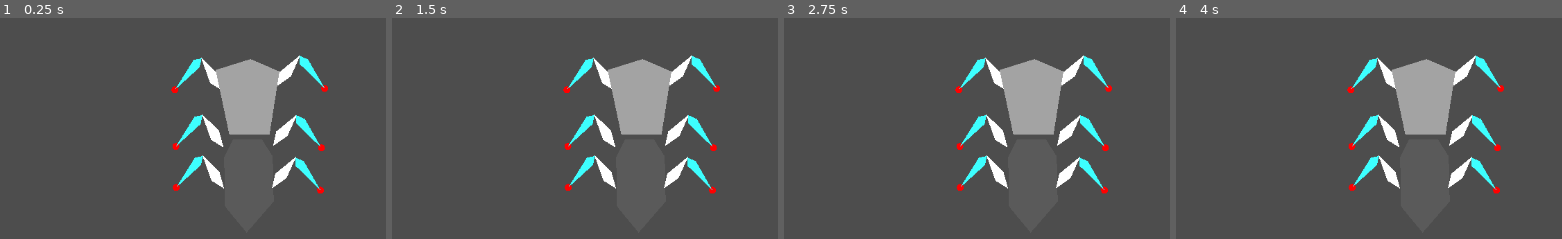
Above: before the commit, frames 1-4 (left to right).
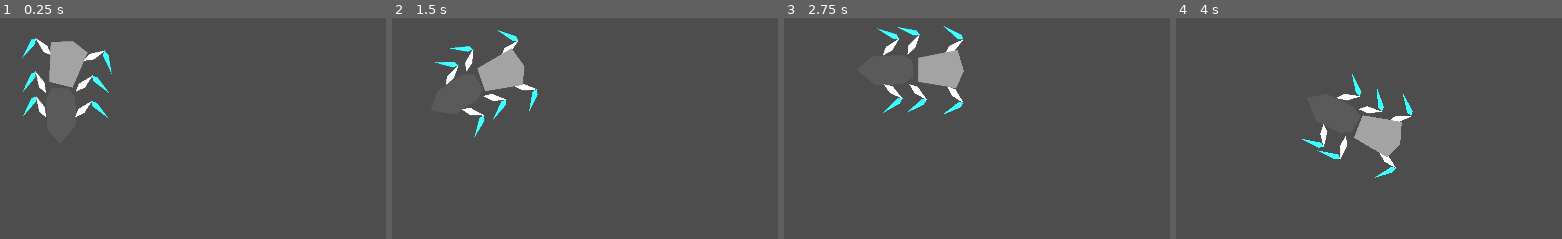
Above: after the commit, the same moments.

Repository: AlexeyBond/bugwalk
Game: Godot game, scene res://root.tscn
Two runs of this game, one before a commit and one after it. Both use one fixed random seed, a clock stepped at 60 frames per second and the inputs below.
Inputs (mouse positions are in pixels of both pictures, inside the frame that each line leads up to):
- Up to frame 1 (0.25 s): no input
- Up to frame 2 (1.5 s): move the mouse to (outside the picture) at 0.52 s; move the mouse to (476, 181) at 1.27 s
- Up to frame 3 (2.75 s): move the mouse to (1108, 59) at 2.02 s
- Up to frame 4 (4 s): move the mouse to (outside the picture) at 2.77 s; move the mouse to (outside the picture) at 3.52 s

The runs differ from the first frame. In frame 1, 11% of the frame differs, in the area x 5-85%, y 9-80%; in frame 2, 11%; in frame 3, 11%; in frame 4, 9.9%.

Commit message:
Mice bug

Diff:
--- /dev/null
+++ b/bug.tscn
@@ -0,0 +1,146 @@
+[gd_scene load_steps=8 format=3 uid="uid://bdtas23trrln7"]
+
+[ext_resource type="PackedScene" uid="uid://drh7l5q0x1cv0" path="res://foot_l.tscn" id="1_c761e"]
+[ext_resource type="PackedScene" uid="uid://b24x4j7t0eoc1" path="res://foot.tscn" id="2_5tblr"]
+[ext_resource type="Script" uid="uid://dbph82u47iy1w" path="res://foot_brain.gd" id="3_xve05"]
+[ext_resource type="Script" uid="uid://b6j0skkjsk10q" path="res://foot_group.gd" id="4_n80v8"]
+
+[sub_resource type="GDScript" id="GDScript_pq8q7"]
+script/source = "extends CharacterBody2D
+
+@onready var foot_brain: FootBrain = $\"../FootBrain\"
+
+func _move_kb(delta: float):
+		#translate(
+			#100 * delta * (to_global(Vector2(0.0, Input.get_axis(\"move_forward\", \"move_back\"))) - global_position)
+		#)
+		rotate(3 * delta * Input.get_axis(\"move_left\", \"move_right\"))
+		velocity = 200 * (to_global(Vector2(
+			0.0,
+			Input.get_axis(\"move_forward\", \"move_back\")
+		)) - global_position)
+		move_and_slide()
+		#apply_central_force(2000 * (to_global(Vector2(0.0, Input.get_axis(\"move_forward\", \"move_back\"))) - global_position))
+		#apply_torque(100000 * Input.get_axis(\"move_left\", \"move_right\"))
+
+func _wiggle(delta):
+	velocity = 10 * Vector2.UP.rotated(global_rotation) * sin(Time.get_ticks_msec() * 0.001)
+	move_and_slide()
+
+func _move_to_mouse(delta):
+	var mouse_pos := get_global_mouse_position()
+
+	if mouse_pos.distance_to(global_position) < 20.0:
+		return _wiggle(delta)
+
+	var angle_delta := angle_difference(global_rotation, Vector2.UP.angle_to(mouse_pos - global_position))
+
+	if abs(angle_delta) > 0.1:
+		rotate(1 * delta * sign(angle_delta))
+
+	if abs(angle_delta) < PI * 0.4:
+		velocity = 200 * (mouse_pos - global_position).normalized()
+		move_and_slide()
+	else:
+		_wiggle(delta)
+
+func _process(delta: float) -> void:
+	if not foot_brain.needs_move():
+		_move_to_mouse(delta)
+"
+
+[sub_resource type="CapsuleShape2D" id="CapsuleShape2D_vvh5c"]
+radius = 45.0
+height = 120.0
+
+[sub_resource type="CapsuleShape2D" id="CapsuleShape2D_28aoi"]
+radius = 34.0
+height = 120.0
+
+[node name="Bug" type="Node2D"]
+
+[node name="Body" type="CharacterBody2D" parent="."]
+position = Vector2(1.99994, -53)
+rotation = 0.0237683
+script = SubResource("GDScript_pq8q7")
+
+[node name="fl0" parent="Body" instance=ExtResource("1_c761e")]
+position = Vector2(-39, -8)
+
+[node name="fr0" parent="Body" instance=ExtResource("2_5tblr")]
+position = Vector2(38, -16)
+
+[node name="Polygon2D" type="Polygon2D" parent="Body"]
+position = Vector2(2, 115)
+color = Color(0.641934, 0.641934, 0.641934, 1)
+polygon = PackedVector2Array(-2, -170, 40, -153, 28, -62, -30, -60, -52, -153)
+
+[node name="CollisionShape2D" type="CollisionShape2D" parent="Body"]
+position = Vector2(1, 2)
+shape = SubResource("CapsuleShape2D_vvh5c")
+
+[node name="PinJoint2D" type="PinJoint2D" parent="Body"]
+position = Vector2(3, 55)
+node_a = NodePath("..")
+node_b = NodePath("../../Back")
+angular_limit_lower = -0.523599
+angular_limit_upper = 0.523599
+
+[node name="PinJoint2D2" type="PinJoint2D" parent="Body"]
+position = Vector2(-25.6852, 55.6262)
+node_a = NodePath("..")
+node_b = NodePath("../../Back")
+softness = 5.86
+angular_limit_lower = -0.523599
+angular_limit_upper = 0.523599
+
+[node name="PinJoint2D3" type="PinJoint2D" parent="Body"]
+position = Vector2(27.2998, 54.3666)
+node_a = NodePath("..")
+node_b = NodePath("../../Back")
+softness = 5.86
+angular_limit_lower = -0.523599
+angular_limit_upper = 0.523599
+
+[node name="Back" type="RigidBody2D" parent="."]
+position = Vector2(5.99994, 43)
+rotation = 0.0237683
+gravity_scale = 0.0
+linear_damp = 7.623
+angular_damp = 19.057
+
+[node name="Polygon2D" type="Polygon2D" parent="Back"]
+position = Vector2(-588.988, -329.095)
+color = Color(0.355314, 0.355314, 0.355314, 1)
+polygon = PackedVector2Array(560, 295, 548, 321, 551, 392, 583, 429, 621, 383, 618, 318, 602, 294)
+
+[node name="CollisionShape2D" type="CollisionShape2D" parent="Back"]
+position = Vector2(-6, 5)
+shape = SubResource("CapsuleShape2D_28aoi")
+
+[node name="fr2" parent="Back" instance=ExtResource("2_5tblr")]
+position = Vector2(29, 35)
+
+[node name="fr1" parent="Back" instance=ExtResource("2_5tblr")]
+position = Vector2(29, -26)
+
+[node name="fl2" parent="Back" instance=ExtResource("1_c761e")]
+position = Vector2(-40, 37)
+
+[node name="fl1" parent="Back" instance=ExtResource("1_c761e")]
+position = Vector2(-42, -22)
+
+[node name="FootBrain" type="Node" parent="." node_paths=PackedStringArray("groups")]
+script = ExtResource("3_xve05")
+groups = [NodePath("FootGroup"), NodePath("FootGroup2")]
+metadata/_custom_type_script = "uid://dbph82u47iy1w"
+
+[node name="FootGroup" type="Node" parent="FootBrain" node_paths=PackedStringArray("feet")]
+script = ExtResource("4_n80v8")
+feet = [NodePath("../../Body/fr0"), NodePath("../../Back/fr2"), NodePath("../../Back/fl1")]
+metadata/_custom_type_script = "uid://b6j0skkjsk10q"
+
+[node name="FootGroup2" type="Node" parent="FootBrain" node_paths=PackedStringArray("feet")]
+script = ExtResource("4_n80v8")
+feet = [NodePath("../../Back/fr1"), NodePath("../../Body/fl0"), NodePath("../../Back/fl2")]
+metadata/_custom_type_script = "uid://b6j0skkjsk10q"
--- a/foot.gd
+++ b/foot.gd
@@ -11,8 +11,8 @@
 
 @export var flip_direction: bool = false
 
-@export var move_speed: float = 1000.0
-@export_range(0.1, 40.0) var move_want_threshold = 30.0
+@export var move_speed: float = 500.0
+@export_range(0.1, 40.0) var move_want_threshold = 20.0
 @export_range(30.0, 60.0) var move_need_threshold = 35.0
 @export_range(0.0, 0.99) var move_step_overshoot = 0.9
 
@@ -68,7 +68,7 @@
 func needs_move() -> bool:
 	return _get_rest_distance() > move_need_threshold
 
-func _draw() -> void:
-	draw_circle(to_local(rest_target.global_position), 5, Color.RED)
-	draw_line(to_local(rest_target.global_position), to_local(target.global_position), Color.RED, 2.0)
-	queue_redraw()
+#func _draw() -> void:
+	#draw_circle(to_local(rest_target.global_position), 5, Color.RED)
+	#draw_line(to_local(rest_target.global_position), to_local(target.global_position), Color.RED, 2.0)
+	#queue_redraw()
--- a/project.godot
+++ b/project.godot
@@ -14,6 +14,12 @@
 run/main_scene="uid://cop3m2np4mns7"
 config/features=PackedStringArray("4.4", "GL Compatibility")
 config/icon="res://icon.svg"
+
+[display]
+
+window/size/viewport_width=1920
+window/size/viewport_height=1080
+window/size/mode=3
 
 [input]
 
--- a/root.tscn
+++ b/root.tscn
@@ -1,123 +1,8 @@
-[gd_scene load_steps=8 format=3 uid="uid://cop3m2np4mns7"]
+[gd_scene load_steps=2 format=3 uid="uid://cop3m2np4mns7"]
 
-[ext_resource type="PackedScene" uid="uid://drh7l5q0x1cv0" path="res://foot_l.tscn" id="1_jnlp7"]
-[ext_resource type="PackedScene" uid="uid://b24x4j7t0eoc1" path="res://foot.tscn" id="1_pq8q7"]
-[ext_resource type="Script" uid="uid://dbph82u47iy1w" path="res://foot_brain.gd" id="2_vvh5c"]
-[ext_resource type="Script" uid="uid://b6j0skkjsk10q" path="res://foot_group.gd" id="3_28aoi"]
-
-[sub_resource type="GDScript" id="GDScript_pq8q7"]
-script/source = "extends CharacterBody2D
-
-@onready var foot_brain: FootBrain = $\"../FootBrain\"
-
-func _process(delta: float) -> void:
-	if not foot_brain.needs_move():
-		#translate(
-			#100 * delta * (to_global(Vector2(0.0, Input.get_axis(\"move_forward\", \"move_back\"))) - global_position)
-		#)
-		rotate(delta * Input.get_axis(\"move_left\", \"move_right\"))
-		velocity = 200 * (to_global(Vector2(
-			0.0,
-			Input.get_axis(\"move_forward\", \"move_back\")
-		)) - global_position)
-		move_and_slide()
-		#apply_central_force(2000 * (to_global(Vector2(0.0, Input.get_axis(\"move_forward\", \"move_back\"))) - global_position))
-		#apply_torque(100000 * Input.get_axis(\"move_left\", \"move_right\"))
-"
-
-[sub_resource type="CapsuleShape2D" id="CapsuleShape2D_vvh5c"]
-radius = 45.0
-height = 120.0
-
-[sub_resource type="CapsuleShape2D" id="CapsuleShape2D_28aoi"]
-radius = 34.0
-height = 120.0
+[ext_resource type="PackedScene" uid="uid://bdtas23trrln7" path="res://bug.tscn" id="1_pq8q7"]
 
 [node name="Root" type="Node2D"]
 
-[node name="Body" type="CharacterBody2D" parent="."]
-position = Vector2(582, 234)
-rotation = 0.0237683
-script = SubResource("GDScript_pq8q7")
-
-[node name="fl0" parent="Body" instance=ExtResource("1_jnlp7")]
-position = Vector2(-39, -8)
-
-[node name="fr0" parent="Body" instance=ExtResource("1_pq8q7")]
-position = Vector2(38, -16)
-
-[node name="Polygon2D" type="Polygon2D" parent="Body"]
-position = Vector2(2, 115)
-color = Color(0.641934, 0.641934, 0.641934, 1)
-polygon = PackedVector2Array(-2, -170, 40, -153, 28, -62, -30, -60, -52, -153)
-
-[node name="CollisionShape2D" type="CollisionShape2D" parent="Body"]
-position = Vector2(1, 2)
-shape = SubResource("CapsuleShape2D_vvh5c")
-
-[node name="PinJoint2D" type="PinJoint2D" parent="Body"]
-position = Vector2(3, 55)
-node_a = NodePath("..")
-node_b = NodePath("../../Back")
-angular_limit_lower = -0.523599
-angular_limit_upper = 0.523599
-
-[node name="PinJoint2D2" type="PinJoint2D" parent="Body"]
-position = Vector2(-25.6852, 55.6262)
-node_a = NodePath("..")
-node_b = NodePath("../../Back")
-softness = 5.86
-angular_limit_lower = -0.523599
-angular_limit_upper = 0.523599
-
-[node name="PinJoint2D3" type="PinJoint2D" parent="Body"]
-position = Vector2(27.2998, 54.3666)
-node_a = NodePath("..")
-node_b = NodePath("../../Back")
-softness = 5.86
-angular_limit_lower = -0.523599
-angular_limit_upper = 0.523599
-
-[node name="Back" type="RigidBody2D" parent="."]
-position = Vector2(586, 330)
-rotation = 0.0237683
-gravity_scale = 0.0
-linear_damp = 7.623
-angular_damp = 19.057
-
-[node name="Polygon2D" type="Polygon2D" parent="Back"]
-position = Vector2(-588.988, -329.095)
-color = Color(0.355314, 0.355314, 0.355314, 1)
-polygon = PackedVector2Array(560, 295, 548, 321, 551, 392, 583, 429, 621, 383, 618, 318, 602, 294)
-
-[node name="CollisionShape2D" type="CollisionShape2D" parent="Back"]
-position = Vector2(-6, 5)
-scale = Vector2(1, 1)
-shape = SubResource("CapsuleShape2D_28aoi")
-
-[node name="fr2" parent="Back" instance=ExtResource("1_pq8q7")]
-position = Vector2(29, 35)
-
-[node name="fr1" parent="Back" instance=ExtResource("1_pq8q7")]
-position = Vector2(29, -26)
-
-[node name="fl2" parent="Back" instance=ExtResource("1_jnlp7")]
-position = Vector2(-40, 37)
-
-[node name="fl1" parent="Back" instance=ExtResource("1_jnlp7")]
-position = Vector2(-42, -22)
-
-[node name="FootBrain" type="Node" parent="." node_paths=PackedStringArray("groups")]
-script = ExtResource("2_vvh5c")
-groups = [NodePath("FootGroup"), NodePath("FootGroup2")]
-metadata/_custom_type_script = "uid://dbph82u47iy1w"
-
-[node name="FootGroup" type="Node" parent="FootBrain" node_paths=PackedStringArray("feet")]
-script = ExtResource("3_28aoi")
-feet = [NodePath("../../Body/fr0"), NodePath("../../Back/fr2"), NodePath("../../Back/fl1")]
-metadata/_custom_type_script = "uid://b6j0skkjsk10q"
-
-[node name="FootGroup2" type="Node" parent="FootBrain" node_paths=PackedStringArray("feet")]
-script = ExtResource("3_28aoi")
-feet = [NodePath("../../Back/fr1"), NodePath("../../Body/fl0"), NodePath("../../Back/fl2")]
-metadata/_custom_type_script = "uid://b6j0skkjsk10q"
+[node name="Bug" parent="." instance=ExtResource("1_pq8q7")]
+position = Vector2(528, 361)
